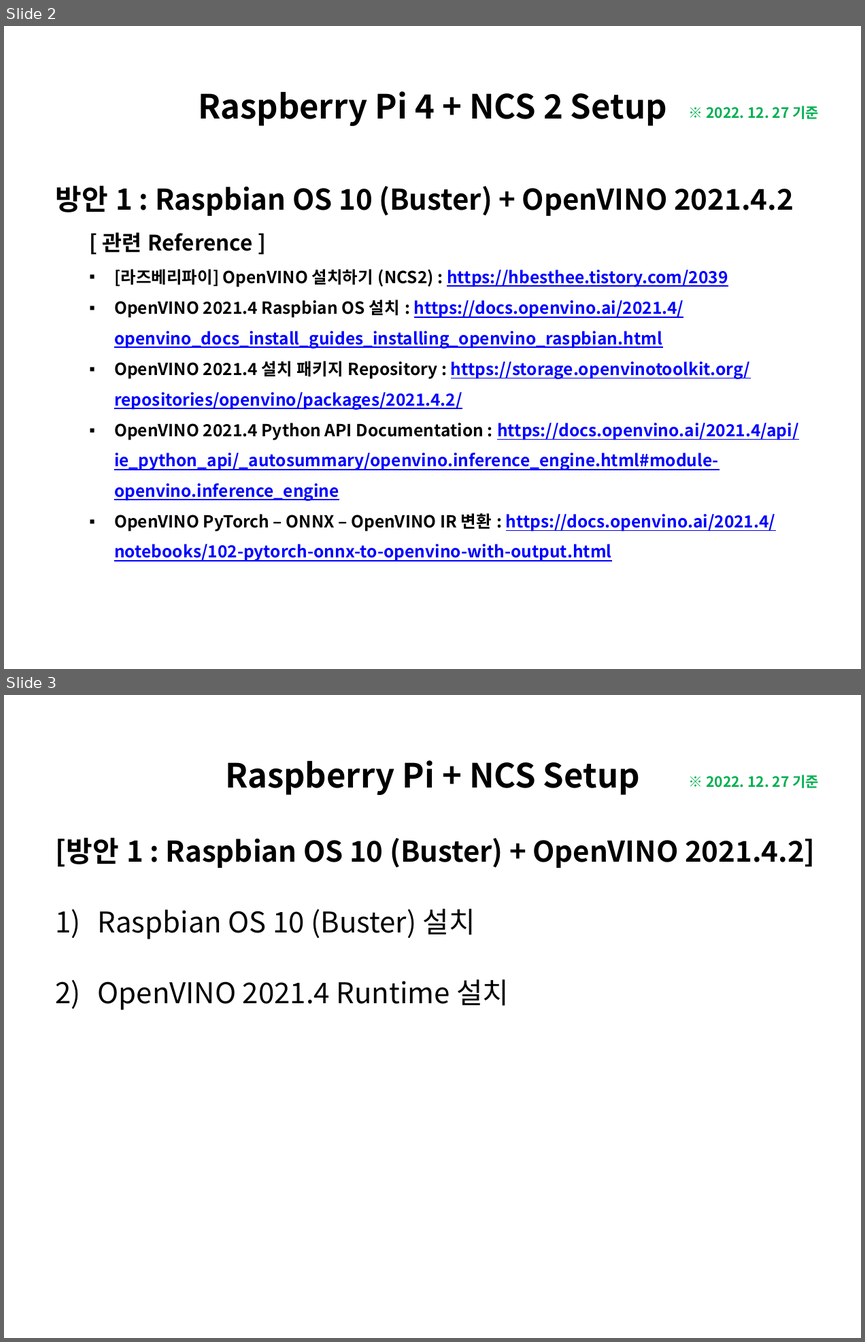
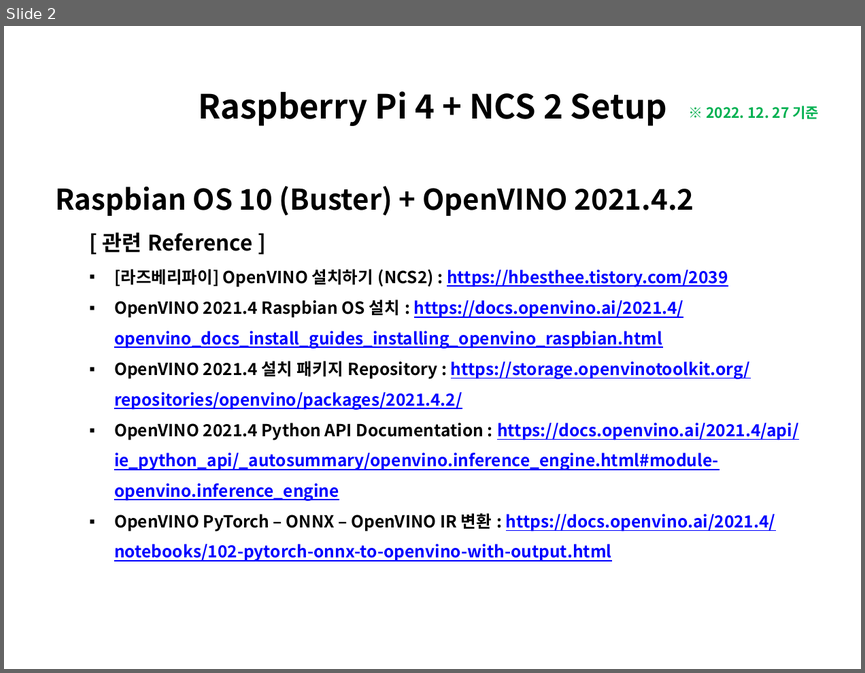
Before and after one commit to luwis93choi/Lecture-Materials-, a slide deck: Raspberry Pi + NCS Setup.pptx. Shown one above the other, each under a label of ours: slides 2 and 3 before the commit, slide 2 after it. The pictures are 865x1342 and 865x673 pixels, drawn with LibreOffice and Linux fonts; fonts in the diff are those of the drawing. Boxes give left, top, right and bottom in pixels: in the first picture for what was removed or moved away, otherwise in the second. Text is boxed around its words. In the diff, an @@ line names an element or a change of style, - is before the commit and + after.

```diff
--- a/Raspberry Pi + NCS Setup.pptx
+++ b/Raspberry Pi + NCS Setup.pptx
@@ slide 3 removed at (4,695,861,1338), background #FFFFFF @@
@@ title removed at (225,760,640,795) @@
-Raspberry Pi + NCS Setup
@@ text removed at (706,775,819,788) @@
-※ 2022. 12. 27 기준
@@ text removed at (56,837,815,1010) @@
-[방안 1 : Raspbian OS 10 (Buster) + OpenVINO 2021.4.2]
-1) Raspbian OS 10 (Buster) 설치
-2) OpenVINO 2021.4 Runtime 설치
@@ slide 2 changed as well @@
@@ text at (56,186,694,216): text changed @@
-방안 1 : Raspbian OS 10 (Buster) + OpenVINO 2021.4.2
+Raspbian OS 10 (Buster) + OpenVINO 2021.4.2
```
Also in this commit, not shown: 9 other slides changed, 1 other slide removed.
